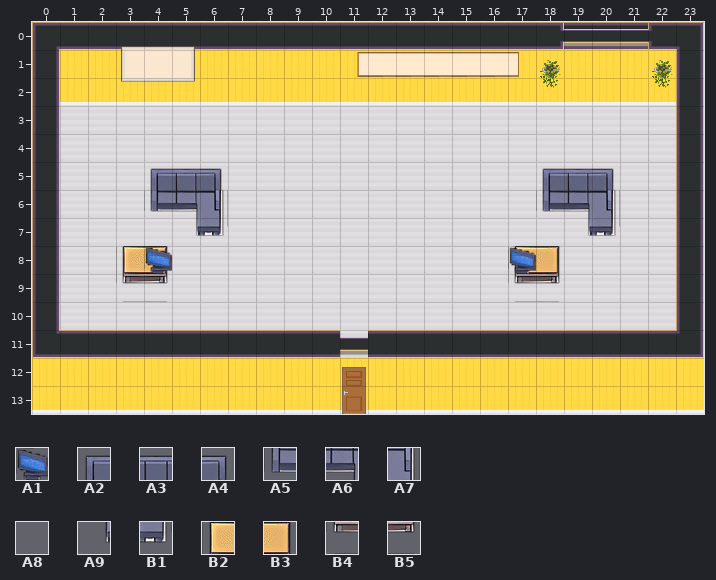
Level history. Tiled map (JSON): digital-house.tmj. Above: the version before the commit.
Cells are 32x32 px. Shown: x 0..23, y 0..13. Layer "floor/floor2" is drawn -42,0 px off the grid.
Key: from "HD_office2": A1 207, A2 274, A3 275, A4 276, A5 290, A6 291, A7 292, A8 306, A9 307, B1 308, B2 326, B3 327, B4 342, B5 343.
__ is an empty cell, ## one hidden under a higher layer.
Layers that did not change in this view are not listed.
Layer "furniture/furniture1" before, first column x 0:
 0 __ __ __ __ __ __ __ __ __ __ __ __ __ __ __ __ __ __ __ __ __ __ __ __
 1 __ __ __ __ __ __ __ __ __ __ __ __ __ __ __ __ __ __ __ __ __ __ __ __
 2 __ __ __ __ __ __ __ __ __ __ __ __ __ __ __ __ __ __ __ __ __ __ __ __
 3 __ __ __ __ __ __ __ __ __ __ __ __ __ __ __ __ __ __ __ __ __ __ __ __
 4 __ __ __ __ __ __ __ __ __ __ __ __ __ __ __ __ __ __ __ __ __ __ __ __
 5 __ __ __ __ A2 A3 A4 __ __ __ __ __ __ __ __ __ __ __ A2 A3 A4 __ __ __
 6 __ __ __ __ A5 A6 A7 __ __ __ __ __ __ __ __ __ __ __ A5 A6 A7 __ __ __
 7 __ __ __ __ A8 A9 B1 __ __ __ __ __ __ __ __ __ __ __ A8 A9 B1 __ __ __
 8 __ __ __ B2 B3 __ __ __ __ __ __ __ __ __ __ __ __ B2 B3 __ __ __ __ __
 9 __ __ __ B4 B5 __ __ __ __ __ __ __ __ __ __ __ __ B4 B5 __ __ __ __ __
10 __ __ __ __ __ __ __ __ __ __ __ __ __ __ __ __ __ __ __ __ __ __ __ __
11 __ __ __ __ __ __ __ __ __ __ __ __ __ __ __ __ __ __ __ __ __ __ __ __
12 __ __ __ __ __ __ __ __ __ __ __ __ __ __ __ __ __ __ __ __ __ __ __ __
13 __ __ __ __ __ __ __ __ __ __ __ __ __ __ __ __ __ __ __ __ __ __ __ __
Once edited:
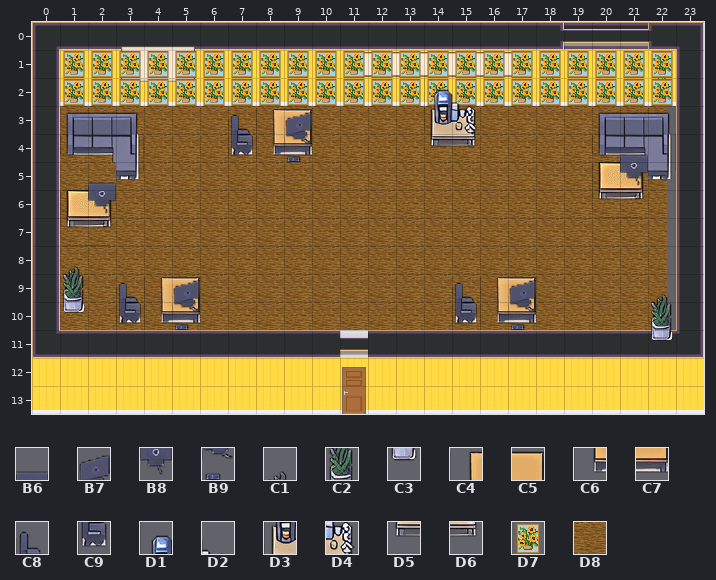
Further tiles: from "HD_office2": B6 142, B7 143, B8 158, B9 159, C1 198, C2 214, C3 230, C4 366, C5 367, C6 382, C7 383, C8 552, C9 568, D1 616, D2 617, D3 632, D4 633, D5 648, D6 649; from "WA_Decoration": D7 2; from "WA_Other_Furniture": D8 97.
Changes in this commit:
{"change": "layer \"floor/floor1\" offset 0,0 -> -43,0 px"}
{"change": "layer \"floor/floor2\" offset 0,0 -> -43,0 px"}
{"where": "layer \"start\" (now hidden)"}
{"y":8,"x":11,"old":"##","new":"__"}
{"where": "layer \"floor/floor2\""}
{"y":2,"x":2,"old":"__ __ __ __ __ __ __ __ __ __ __ __ __ __ __ __ __ __ __ __ __ __","new":"D8 D8 D8 D8 D8 D8 D8 D8 D8 D8 D8 D8 D8 D8 D8 D8 D8 D8 D8 D8 D8 D8"}
{"y":3,"x":2,"old":"__ __ __ __ __ __ __ __ __ __ __ __ __ __ __ __ __ __ __ __ __ __","new":"D8 D8 D8 D8 D8 D8 D8 D8 D8 D8 D8 D8 D8 D8 D8 D8 D8 D8 D8 D8 D8 D8"}
{"y":4,"x":2,"old":"__ __ __ __ __ __ __ __ __ __ __ __ __ __ __ __ __ __ __ __ __ __","new":"D8 D8 D8 D8 D8 D8 D8 D8 D8 D8 D8 D8 D8 D8 D8 D8 D8 D8 D8 D8 D8 D8"}
{"y":5,"x":2,"old":"__ __ __ __ __ __ __ __ __ __ __ __ __ __ __ __ __ __ __ __ __ __","new":"D8 D8 D8 D8 D8 D8 D8 D8 D8 D8 D8 D8 D8 D8 D8 D8 D8 D8 D8 D8 D8 D8"}
{"y":6,"x":2,"old":"__ __ __ __ __ __ __ __ __ __ __ __ __ __ __ __ __ __ __ __ __ __","new":"D8 D8 D8 D8 D8 D8 D8 D8 D8 D8 D8 D8 D8 D8 D8 D8 D8 D8 D8 D8 D8 D8"}
{"y":7,"x":2,"old":"__ __ __ __ __ __ __ __ __ __ __ __ __ __ __ __ __ __ __ __ __ __","new":"D8 D8 D8 D8 D8 D8 D8 D8 D8 D8 D8 D8 D8 D8 D8 D8 D8 D8 D8 D8 D8 D8"}
{"y":8,"x":2,"old":"__ __ __ __ __ __ __ __ __ __ __ __ __ __ __ __ __ __ __ __ __ __","new":"D8 D8 D8 D8 D8 D8 D8 D8 D8 D8 D8 D8 D8 D8 D8 D8 D8 D8 D8 D8 D8 D8"}
{"y":9,"x":2,"old":"__ __ __ __ __ __ __ __ __ __ __ __ __ __ __ __ __ __ __ __ __ __","new":"D8 D8 D8 D8 D8 D8 D8 D8 D8 D8 D8 D8 D8 D8 D8 D8 D8 D8 D8 D8 D8 D8"}
{"y":10,"x":2,"old":"__ __ __ __ __ __ __ __ __ __ __ __ __ __ __ __ __ __ __ __ __ __","new":"D8 D8 D8 D8 D8 D8 D8 D8 D8 D8 D8 D8 D8 D8 D8 D8 D8 D8 D8 D8 D8 D8"}
{"where": "layer \"furniture/furniture0\""}
{"y":1,"x":1,"old":"__ __ __ __ __ __ __ __ __ __ __ __ __ __ __ __ __ __ __ __ __ __","new":"D7 D7 D7 D7 D7 D7 D7 D7 D7 D7 D7 D7 D7 D7 D7 D7 D7 D7 D7 D7 D7 D7"}
{"y":2,"x":1,"old":"__ __ __ __ __ __ __ __ __ __ __ __ __ __ __ __ __ __ __ __ __ __","new":"D7 D7 D7 D7 D7 D7 D7 D7 D7 D7 D7 D7 D7 D7 D7 D7 D7 D7 D7 D7 D7 D7"}
{"y":3,"x":1,"old":"__ __ __","new":"A2 A3 A4"}
{"y":3,"x":7,"old":"__ __ __","new":"C8 C4 C5"}
{"y":3,"x":20,"old":"__ __ __","new":"A2 A3 A4"}
{"y":4,"x":1,"old":"__ __ __","new":"A5 A6 A7"}
{"y":4,"x":7,"old":"__ __ __","new":"C9 C6 C7"}
{"y":4,"x":20,"old":"__ __ __","new":"A5 A6 A7"}
{"y":5,"x":1,"old":"__","new":"A8"}
{"y":5,"x":3,"old":"__","new":"B1"}
{"y":5,"x":20,"old":"__ __ __","new":"B2 B3 B1"}
{"y":6,"x":1,"old":"__ __","new":"B2 B3"}
{"y":6,"x":20,"old":"__ __","new":"B4 B5"}
{"y":7,"x":1,"old":"__ __","new":"B4 B5"}
{"y":8,"x":1,"old":"__","new":"C1"}
{"y":9,"x":1,"old":"__","new":"C2"}
{"y":9,"x":3,"old":"__ __ __","new":"C8 C4 C5"}
{"y":9,"x":15,"old":"__ __ __","new":"C8 C4 C5"}
{"y":9,"x":22,"old":"__","new":"C1"}
{"y":10,"x":1,"old":"__","new":"C3"}
{"y":10,"x":3,"old":"__ __ __","new":"C9 C6 C7"}
{"y":10,"x":15,"old":"__ __ __","new":"C9 C6 C7"}
{"y":10,"x":22,"old":"__","new":"C2"}
{"y":11,"x":22,"old":"__","new":"C3"}
{"where": "layer \"furniture/furniture1\""}
{"y":2,"x":14,"old":"__ __","new":"D1 D2"}
{"y":3,"x":9,"old":"__","new":"B7"}
{"y":3,"x":14,"old":"__ __","new":"D3 D4"}
{"y":4,"x":9,"old":"__","new":"B9"}
{"y":4,"x":14,"old":"__ __","new":"D5 D6"}
{"y":4,"x":21,"old":"__","new":"B6"}
{"y":5,"x":1,"old":"__ __","new":"A8 B6"}
{"y":5,"x":4,"old":"A2 A3 A4","new":"__ __ __"}
{"y":5,"x":18,"old":"A2 A3 A4 __","new":"__ __ __ B8"}
{"y":6,"x":2,"old":"__","new":"B8"}
{"y":6,"x":4,"old":"A5 A6 A7","new":"__ __ __"}
{"y":6,"x":18,"old":"A5 A6 A7","new":"__ __ __"}
{"y":7,"x":4,"old":"A8 A9 B1","new":"__ __ __"}
{"y":7,"x":18,"old":"A8 A9 B1","new":"__ __ __"}
{"y":8,"x":3,"old":"B2 B3","new":"__ __"}
{"y":8,"x":17,"old":"B2 B3","new":"__ __"}
{"y":9,"x":3,"old":"B4 B5 __","new":"__ __ B7"}
{"y":9,"x":17,"old":"B4 B5","new":"B7 __"}
{"y":10,"x":5,"old":"__","new":"B9"}
{"y":10,"x":17,"old":"__","new":"B9"}
{"where": "layer \"furniture/furniture2\""}
{"y":8,"x":4,"old":"A1","new":"__"}
{"y":8,"x":17,"old":"A1","new":"__"}
